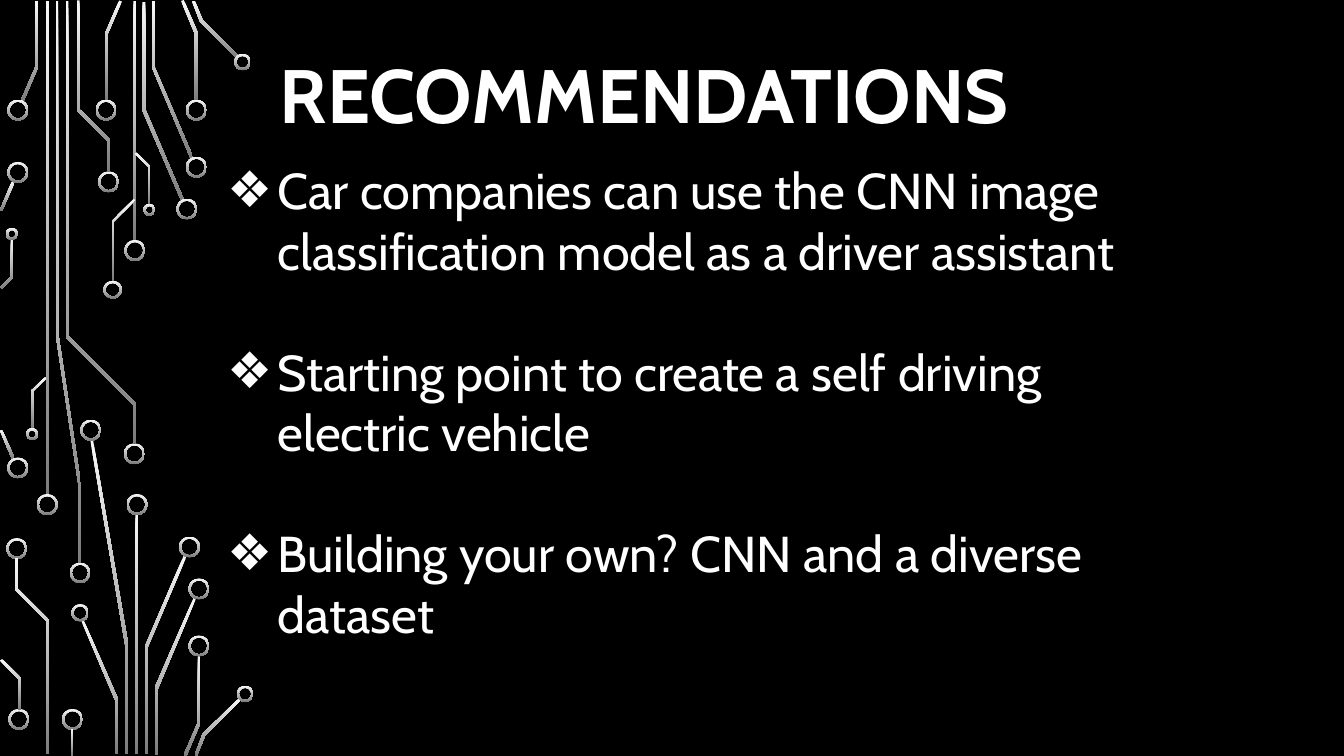
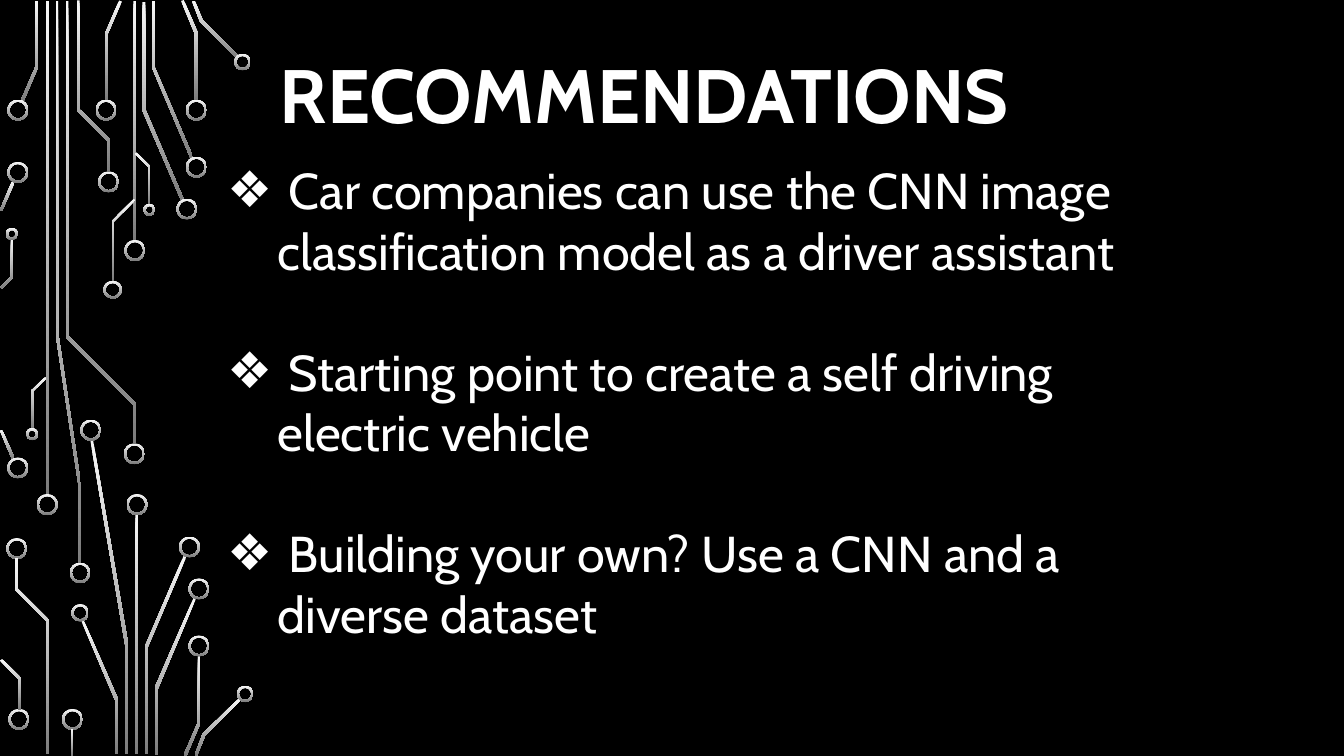
Before and after one commit to hpatel530/Image-Classification-for-Autonomous-Vehicles-, a slide deck: slide 12 of Capstone.pptx. Drawn at 1344x756 pixels with LibreOffice and Linux fonts; fonts in the diff are those of the drawing; background and template pictures are left out. Boxes give left, top, right and bottom in pixels: in the first picture for what was removed or moved away, otherwise in the second. Text is boxed around its words. In the diff, an @@ line names an element or a change of style, - is before the commit and + after.

```diff
--- a/Capstone.pptx
+++ b/Capstone.pptx
@@ text at <box>278,534,1060,634</box>: text changed @@
-❖ Building your own? CNN and a diverse dataset
+❖ Building your own? Use a CNN and a diverse dataset
```
Also in this commit, not shown: 7 other slides changed.
